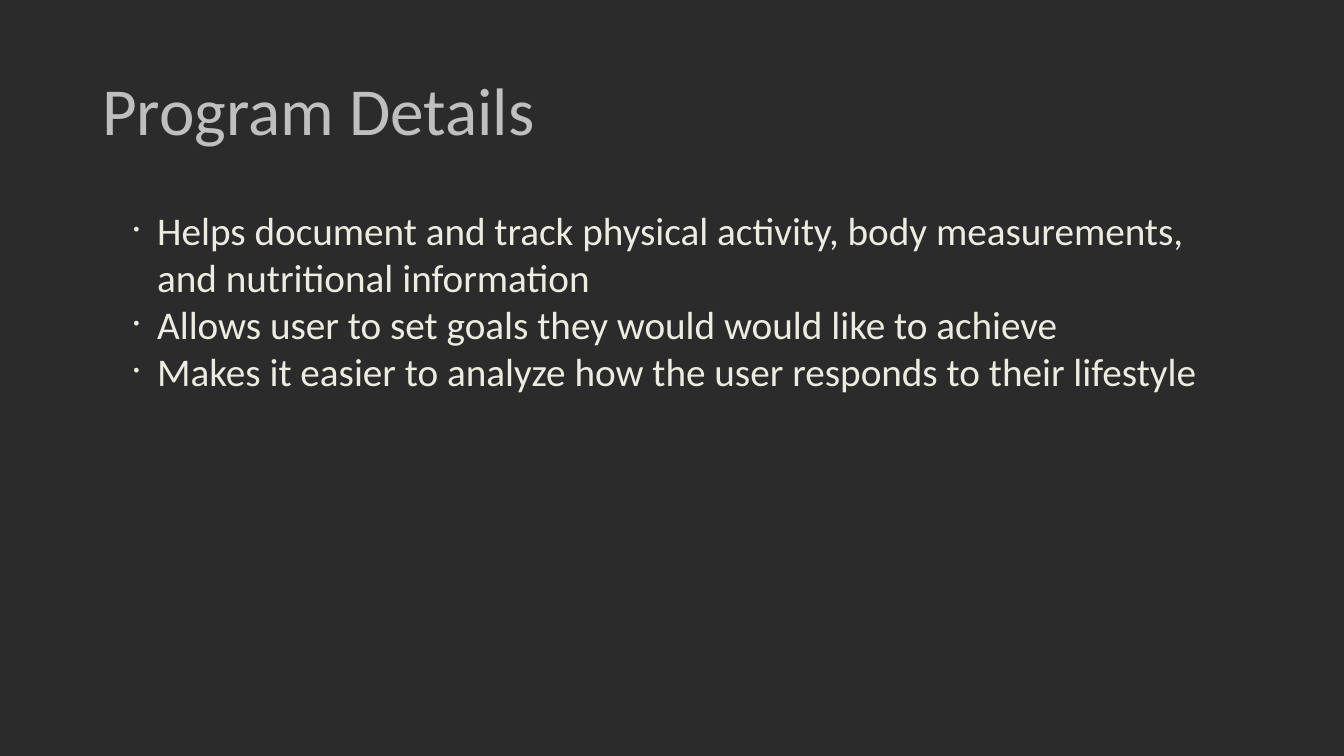
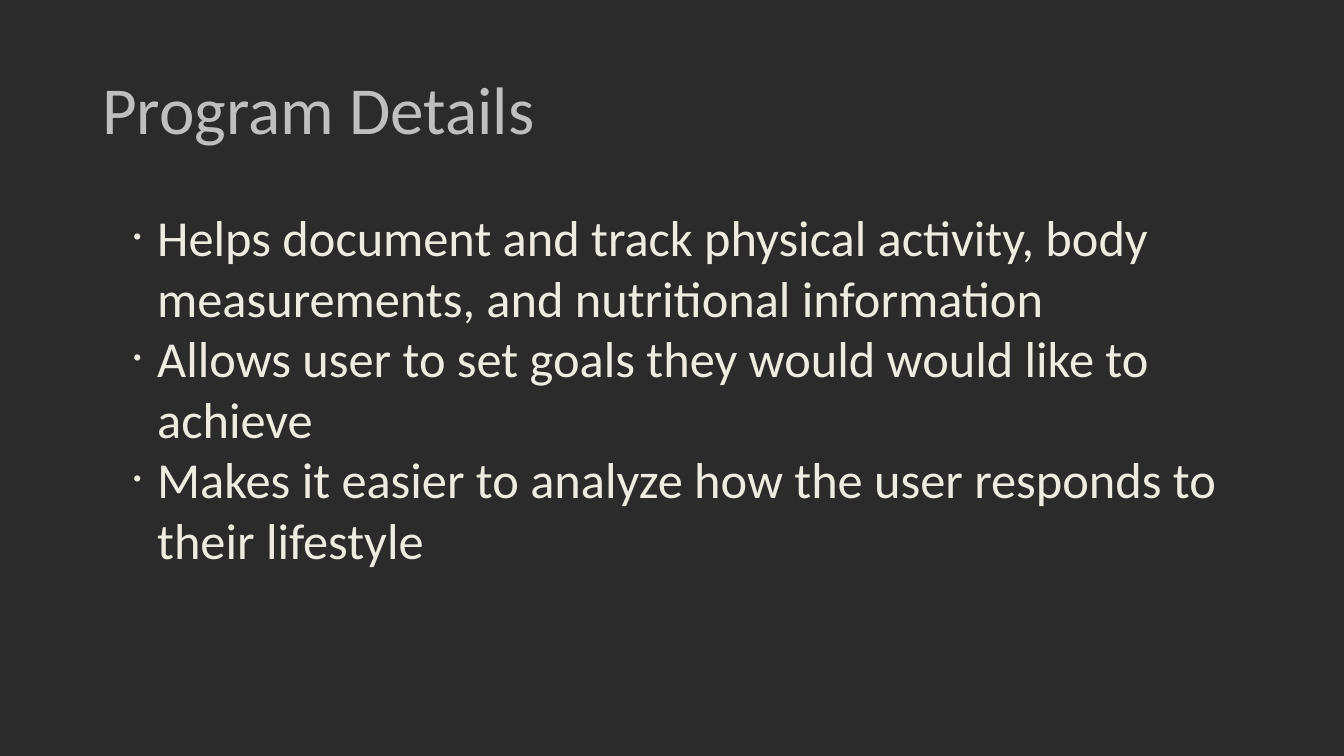
Before and after one commit to kylambouldin/CSE3901-FinalProject, a slide deck: slide 3 of Presentation.pptx. Drawn at 1344x756 pixels with LibreOffice and Linux fonts; fonts in the diff are those of the drawing; background and template pictures are left out; a plain dark background stands for a picture behind light text. Boxes give left, top, right and bottom in pixels: in the first picture for what was removed or moved away, otherwise in the second. Text is boxed around its words. In the diff, an @@ line names an element or a change of style, - is before the commit and + after.

```diff
--- a/Presentation.pptx
+++ b/Presentation.pptx
@@ text "Helps document and track physical ..." at (157,221,1216,567): size 28 to 36 pt @@
```
Also in this commit, not shown: 3 other slides changed, 1 slide added, 1 slide removed, 1 other file.
